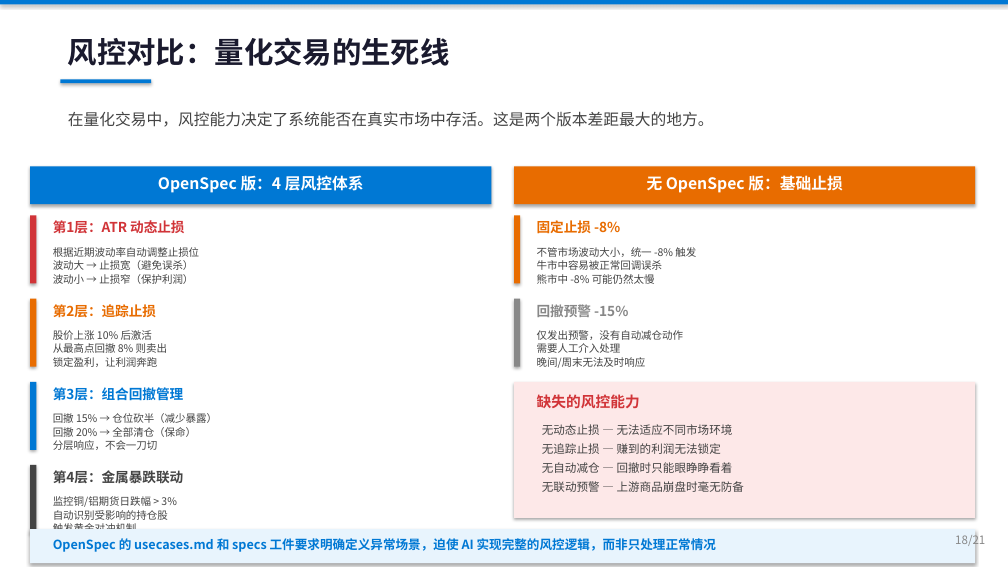
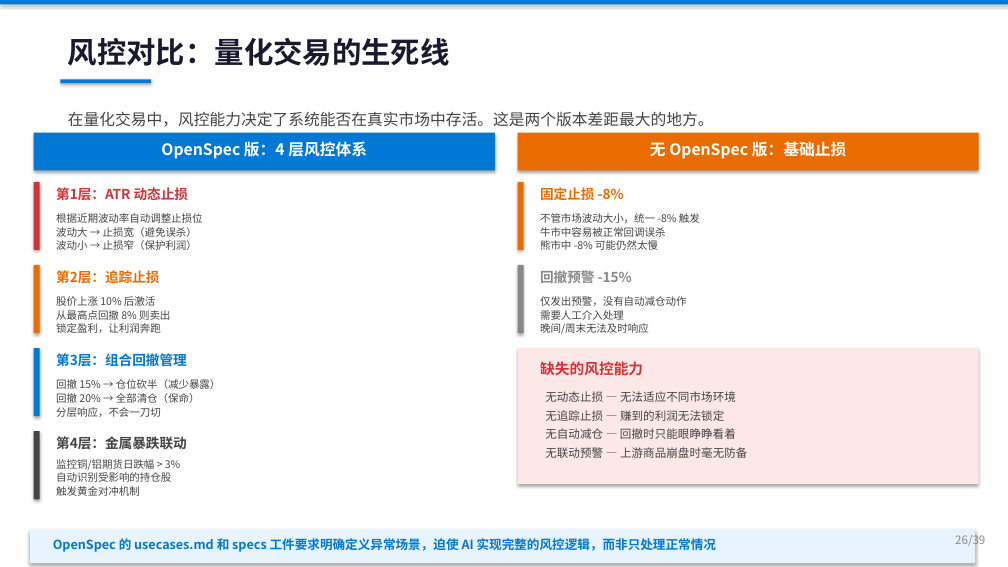
Before and after one commit to ZhifeiDou/OpenSpec_Modify, a slide deck: slide 26 of OpenSpec_技术研究汇报.pptx (slide 22 before the commit). Drawn at 1008x567 pixels with LibreOffice and Linux fonts; fonts in the diff are those of the drawing. Boxes give left, top, right and bottom in pixels: in the first picture for what was removed or moved away, otherwise in the second. Text is boxed around its words. In the diff, an @@ line names an element or a change of style, - is before the commit and + after.

```diff
--- a/OpenSpec_技术研究汇报.pptx
+++ b/OpenSpec_技术研究汇报.pptx
@@ 15 texts, 9 rectangles: place and size @@
-15 texts, 9 rectangles at bbox=[30, 166, 975, 533]
+15 texts, 9 rectangles at bbox=[34, 132, 979, 499]
@@ text "监控铜/铝期货日跌幅 > 3%" rewrapped from bbox=[53, 496, 176, 529] to bbox=[56, 459, 180, 496] @@
@@ text at bbox=[955, 533, 985, 548]: text changed @@
-18/21
+26/39
```
Also in this commit, not shown: 24 other slides changed, 14 slides added, 49 other files.
